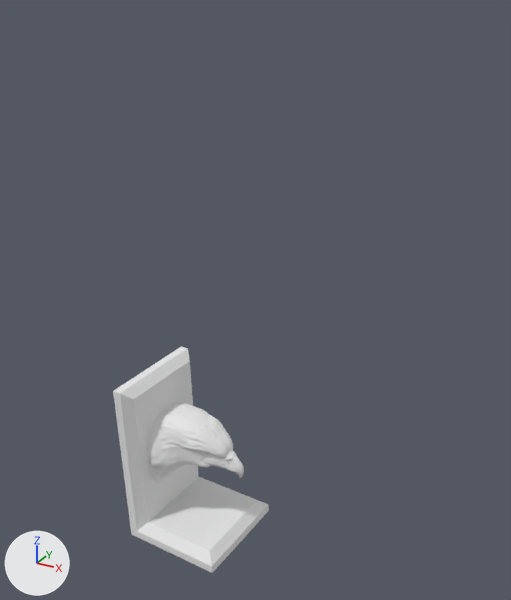
Two versions of the glTF model eagle.glb, one commit apart.
Rendered twice from a camera (50 mm lens) standing at (8.96, -16.05, 16.4) and looking at (0.13, 0.01, 8.37). The axes (+X, +Y, +Z) are drawn at lower left. The lights are the same throughout.

In view in the first picture: '14621_Bald_Eagle_Head_Bookend_v1'.
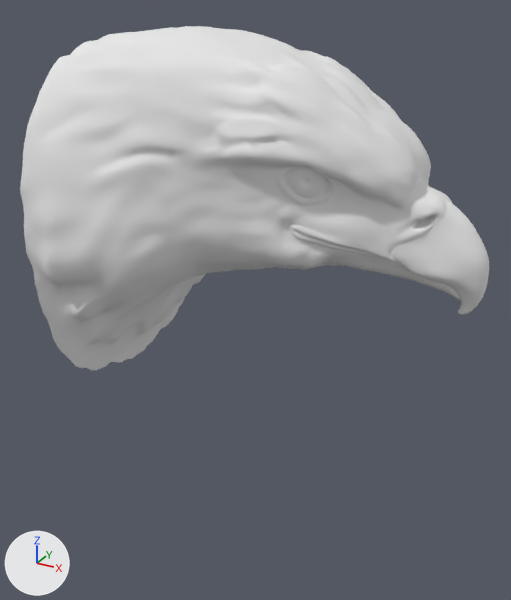
What differs and where, as boxes [x1, y1, x2, y2] in the pictures (511 x 600 px; the box of a moved part takes in the faces that stretch with it):
'14621_Bald_Eagle_Head_Bookend_v1', recoloured, reshaped, moved, turned, rescaled
    before: [113, 347, 269, 573]
    after: [20, 26, 489, 370]
part 1 of me_14621_bald_eagle_head_bookend_v1, cut back
    before: [113, 347, 269, 573]
    after: [20, 36, 185, 370]
part 2 of me_14621_bald_eagle_head_bookend_v1, moved or reshaped (not visible before)
    after: [391, 211, 443, 278]

Diff of the bpy script that builds the scene:
```diff
--- a/eagle.glb.py
+++ b/eagle.glb.py
@@ mat_01___default @@
 n0 = _N.new('ShaderNodeBsdfPrincipled'); n0.name = 'Principled BSDF'
 n1 = _N.new('ShaderNodeOutputMaterial'); n1.name = 'Material Output'
-n2 = _N.new('ShaderNodeMix'); n2.name = 'Mix'
-n2.data_type = 'RGBA'
-n2.blend_type = 'MULTIPLY'
-n2.inputs[0].default_value = 1.0  # 'Factor'
-n2.inputs[7].default_value = (0.8, 0.8, 0.8, 1.0)  # 'B', white #e7e7e7
-n3 = _N.new('ShaderNodeVertexColor'); n3.name = 'Color Attribute'
 _L.new(n0.outputs[0], n1.inputs[0])  # 'BSDF' to 'Surface'
-_L.new(n2.outputs[2], n0.inputs[0])  # 'Result' to 'Base Color'
-_L.new(n3.outputs[0], n2.inputs[6])  # 'Color' to 'A'
@@ me_14621_bald_eagle_head_bookend_v1 @@
 # used by ob_14621_bald_eagle_head_bookend_v1; location = (-2.11, 0.28, -0.76); rotation_euler = (0.0178, -0.024, -0.0674), in degrees (1, -1.4, -3.9); scale = (0.287, 0.287, 0.287)
-me_14621_bald_eagle_head_bookend_v1.from_pydata(...)  # 24070 vertices, 48136 faces; spans x -6.3..6.3, y -6.0..6.0, z 0.0..20.0
+me_14621_bald_eagle_head_bookend_v1.from_pydata(...)  # 15552 vertices, 30792 faces; spans x -4.2..6.3, y -4.1..4.1, z 5.5..15.5
+# me_14621_bald_eagle_head_bookend_v1 part 1: 5 vertices moved within x -4.2, y -1.2..1.2, z 5.5..5.8; 8783 vertices removed from x -6.3..5.7, y -6.0..6.0, z 0.0..20.0; 265 vertices added at x -4.2, y -4.0..4.0, z 5.5..15.3
+# me_14621_bald_eagle_head_bookend_v1 part 2: 15 vertices moved within x 4.3..5.3, y -1.0..1.0, z 10.2..11.7; 9 vertices removed from x 4.2..5.2, y -1.0..1.0, z 10.2..11.7; 9 vertices added at x 4.3..5.3, y -1.0..1.0, z 10.2..11.7
 me_14621_bald_eagle_head_bookend_v1.materials.append(mat_01___default)
@@ ob_14621_bald_eagle_head_bookend_v1 @@
 ob_14621_bald_eagle_head_bookend_v1 = bpy.data.objects.new('14621_Bald_Eagle_Head_Bookend_v1', me_14621_bald_eagle_head_bookend_v1)
-ob_14621_bald_eagle_head_bookend_v1.location = (-2.11, 0.28, -0.76)
-ob_14621_bald_eagle_head_bookend_v1.rotation_euler = (0.0178, -0.024, -0.0674)  # degrees (1, -1.4, -3.9)
-ob_14621_bald_eagle_head_bookend_v1.scale = (0.287, 0.287, 0.287)
+ob_14621_bald_eagle_head_bookend_v1.location = (0.0, 0.0, 0.0)
+ob_14621_bald_eagle_head_bookend_v1.rotation_euler = (0.0, 0.0, 0.00223)  # degrees (0, 0, 0.1)
```
